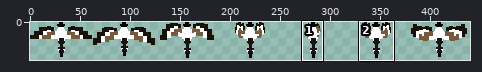
Two states of a sprite sheet, ui/assets/spritesheets/goose_white.png. Above, an overview of the earlier version with the close-up marked.
Close-up. Before:
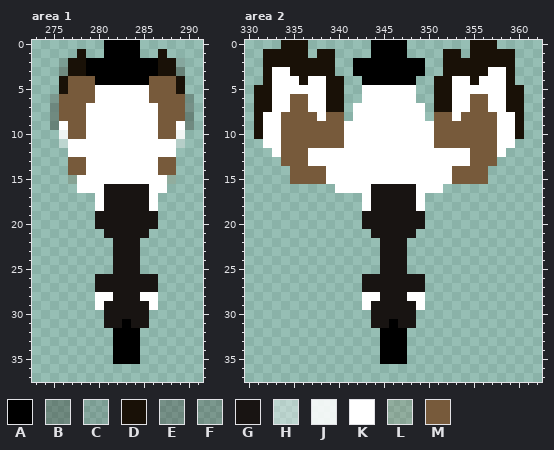
The file is 440x38 pixels. Pixels under 10% opacity are left out. Colours within 5 levels of each other are drawn and written as one. Shown: area 1: x 273..291, y 0..37; area 2: x 330..362, y 0..37. The commit also changed other parts of the picture, which this record leaves out.
Palette (. is transparent): A #000000  B #1711074c  C #170f0821  D #191107  E #1b0f0843  F #1b120939  G #181412  H #ffffff5e  J #ffffffdd  K #ffffff  L #775b392d  M #775a3b
Pixels before, area 1, first column x 275:
 0 ......AAAA......
 1 ...D..AAAA..D...
 2 .CDDAAAAAAAADDC.
 3 .BDDAAAAAAAADDB.
 4 .DMMMAAAAAAMMMD.
 5 .DMMMKKKKKKMMMD.
 6 FMMMMKKKKKKMMMMF
 7 EMMMKKKKKKKKMMME
 8 BMMMKKKKKKKKMMMB
 9 BKMMKKKKKKKKMMKB
10 .JMMKKKKKKKKMMJ.
11 .HKKKKKKKKKKKKH.
12 ..KKKKKKKKKKKK..
13 ..MMKKKKKKKKMM..
14 ..MMKKKKKKKKMM..
15 ..LKKKKKKKKKKL..
16 ...KKKGGGGGKK...
17 .....KGGGGGK....
18 .....KGGGGGK....
19 .....GGGGGGG....
20 .....GGGGGGG....
21 ......GGGGG.....
22 .......GGG......
23 .......GGG......
24 .......GGG......
25 .......GGG......
26 .....GGGGGGG....
27 .....GGGGGGG....
28 .....KKGGGKK....
29 .....KGGGGGK....
30 ......GGGGG.....
31 ......GGAGG.....
32 .......AAA......
33 .......AAA......
34 .......AAA......
35 .......AAA......
Pixels before, area 2, first column x 331:
 0 ...DDD.......AAAA.......DDD...
 1 .DDDDD.DD....AAAA....DD.DDDDD.
 2 .DDDDDDDD..AAAAAAAA..DDDDDDDD.
 3 .DKKDDDDD..AAAAAAAA..DDDDDKKD.
 4 .DKKKDKKDD..AAAAAA..DDKKDKKKD.
 5 DDKKKKKKDD..KKKKKK..DDKKKKKKDD
 6 DDKKMMKKDD..KKKKKK..DDKKMMKKDD
 7 DDKKMMKKDD.KKKKKKKK.DDKKMMKKDD
 8 DKKMMMMKMM.KKKKKKKK.MMKMMMMKKD
 9 DKKMMMMMMMKKKKKKKKKKMMMMMMMKKD
10 DKKMMMMMMMKKKKKKKKKKMMMMMMMKKD
11 .KKMMMMMMMKKKKKKKKKKMMMMMMMKK.
12 ..KMMMKKKKKKKKKKKKKKKKKKMMMK..
13 ...MMMKKKKKKKKKKKKKKKKKKMMM...
14 ....MMMMKKKKKKKKKKKKKKMMMM....
15 ....MMMMKKKKKKKKKKKKKKMMMM....
16 .........KKKKGGGGGKKK.........
17 ............KGGGGGK...........
18 ............KGGGGGK...........
19 ............GGGGGGG...........
20 ............GGGGGGG...........
21 .............GGGGG............
22 ..............GGG.............
23 ..............GGG.............
24 ..............GGG.............
25 ..............GGG.............
26 ............GGGGGGG...........
27 ............GGGGGGG...........
28 ............KKGGGKK...........
29 ............KGGGGGK...........
30 .............GGGGG............
31 .............GGAGG............
32 ..............AAA.............
33 ..............AAA.............
34 ..............AAA.............
35 ..............AAA.............
After:
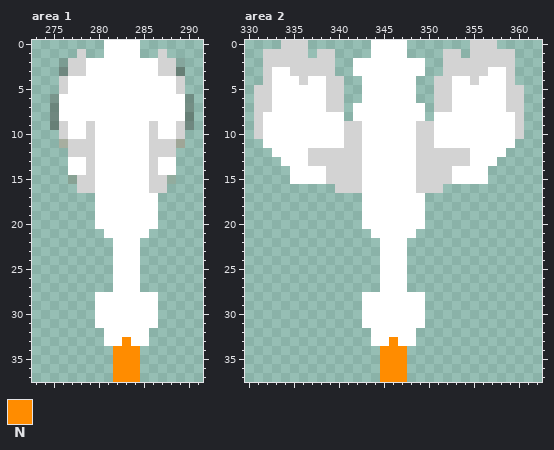
Colours new in this view: N #ff8c00
What changed:
colour B: #1711074c -> #1407014c
colour C: #170f0821 -> #14070121
colour D: #191107 -> #d3d3d3
colour E: #1b0f0843 -> #14070143
colour F: #1b120939 -> #14070139
colour H: #ffffff5e -> #c4927a5e
colour L: #775b392d -> #805a362d
Area 1:
y 0..1: x 281..284 AAAA -> KKKK
y 2..3: x 279..286 AAAAAAAA -> KKKKKKKK
y 4: x 277..288 MMMAAAAAAMMM -> KKKKKKKKKKKK
y 5: x 277..279 MMM -> KKK; x 286..288 MMM -> KKK
y 6: x 276..279 MMMM -> KKKK; x 286..289 MMMM -> KKKK
y 7..8: x 276..278 MMM -> KKK; x 287..289 MMM -> KKK
y 9: x 276..279 KMMK -> DKKD; x 286..289 KMMK -> DKKD
y 10: x 276..279 JMMK -> DKKD; x 286..289 KMMJ -> DKKD
y 11..12: x 277..279 KKK -> DDD; x 286..288 KKK -> DDD
y 13..14: x 277..279 MMK -> KKD; x 286..288 KMM -> DKK
y 15: x 278..279 KK -> DD; x 286..287 KK -> DD
y 16: x 278..279 KK -> DD; x 281..287 GGGGGKK -> KKKKKDD
y 17..18: x 281..285 GGGGG -> KKKKK
y 19..20: x 280..286 GGGGGGG -> KKKKKKK
y 21: x 281..285 GGGGG -> KKKKK
y 22..25: x 282..284 GGG -> KKK
y 26..27: x 280..286 GGGGGGG -> ..KKK..
y 28: x 282..284 GGG -> KKK
y 29: x 281..285 GGGGG -> KKKKK
y 30: x 280..286 .GGGGG. -> KKKKKKK
y 31: x 280..286 .GGAGG. -> KKKKKKK
y 32: x 281..285 .AAA. -> KKKKK
y 33: x 281..285 .AAA. -> KKNKK
y 34..35: x 282..284 AAA -> NNN
y 36..37: x 282..284 ... -> NNN
Area 2:
y 0..1: x 344..347 AAAA -> KKKK
y 2..3: x 342..349 AAAAAAAA -> KKKKKKKK
y 4: x 343..348 AAAAAA -> KKKKKK
y 6..7: x 335..336 MM -> KK; x 355..356 MM -> KK
y 8: x 334..337 MMMM -> KKKK; x 339..340 MM -> KK; x 351..352 MM -> KK; x 354..357 MMMM -> KKKK
y 9..11: x 334..342 MMMMMMMKK -> KKKKKKKDD; x 349..357 KKMMMMMMM -> DDKKKKKKK
y 12..13: x 334..342 MMMKKKKKK -> KKKDDDDDD; x 349..357 KKKKKKMMM -> DDDDDDKKK
y 14..15: x 335..342 MMMMKKKK -> KKKKDDDD; x 349..356 KKKKMMMM -> DDDDKKKK
y 16: x 340..342 KKK -> DDD; x 344..351 GGGGGKKK -> KKKKKDDD
y 17..18: x 344..348 GGGGG -> KKKKK
y 19..20: x 343..349 GGGGGGG -> KKKKKKK
y 21: x 344..348 GGGGG -> KKKKK
y 22..25: x 345..347 GGG -> KKK
y 26..27: x 343..349 GGGGGGG -> ..KKK..
y 28: x 345..347 GGG -> KKK
y 29: x 344..348 GGGGG -> KKKKK
y 30: x 343..349 .GGGGG. -> KKKKKKK
y 31: x 343..349 .GGAGG. -> KKKKKKK
y 32: x 344..348 .AAA. -> KKKKK
y 33: x 344..348 .AAA. -> KKNKK
y 34..35: x 345..347 AAA -> NNN
y 36..37: x 345..347 ... -> NNN
Pixel boxes of the changes (left, top, right, bottom) in both close-ups:
changed: (50, 40, 194, 382)
changed: (254, 40, 524, 382)
